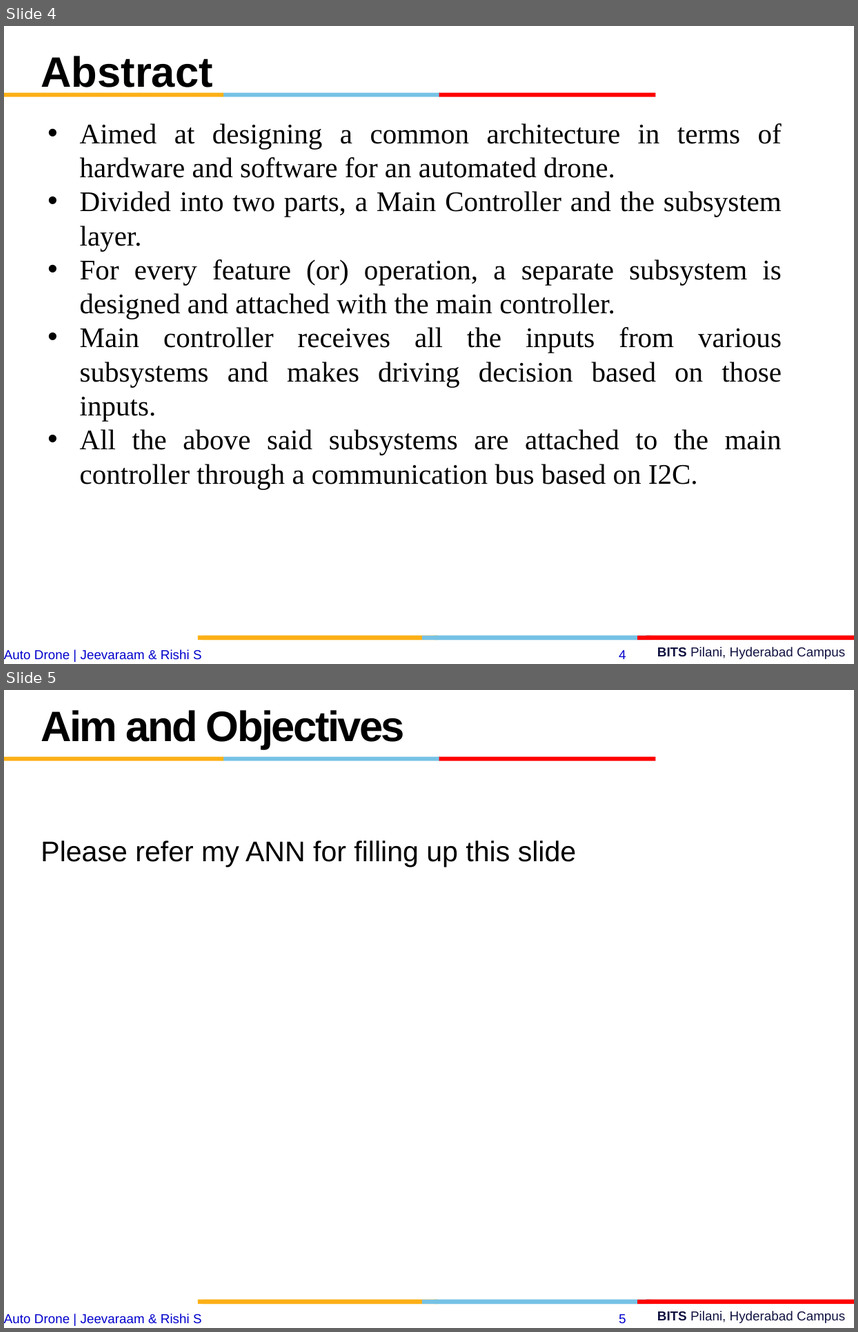
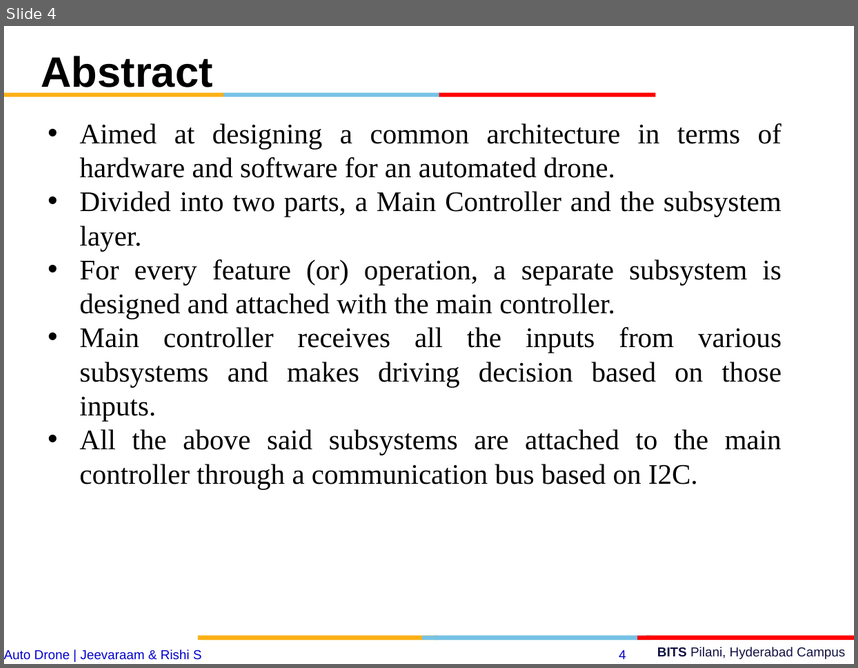
Before and after one commit to jeevaraam/AutoDrone, a slide deck: esd final.pptx. Shown one above the other, each under a label of ours: slides 4 and 5 before the commit, slide 4 after it. The pictures are 858x1332 and 858x668 pixels, drawn with LibreOffice and Linux fonts; fonts in the diff are those of the drawing; background and template pictures are left out. Boxes give left, top, right and bottom in pixels: in the first picture for what was removed or moved away, otherwise in the second. Text is boxed around its words. In the diff, an @@ line names an element or a change of style, - is before the commit and + after.

```diff
--- a/esd final.pptx
+++ b/esd final.pptx
@@ slide 5 removed at <box>4,690,854,1328</box>, background #FFFFFF; not listed: 12 template elements that a slide beside it also shows @@
@@ text removed at <box>41,710,405,749</box> @@
-Aim and Objectives
@@ text removed at <box>41,840,576,867</box> @@
-Please refer my ANN for filling up this slide
```
Also in this commit, not shown: 2 slides changed, 2 slides added, 2 other slides removed.
